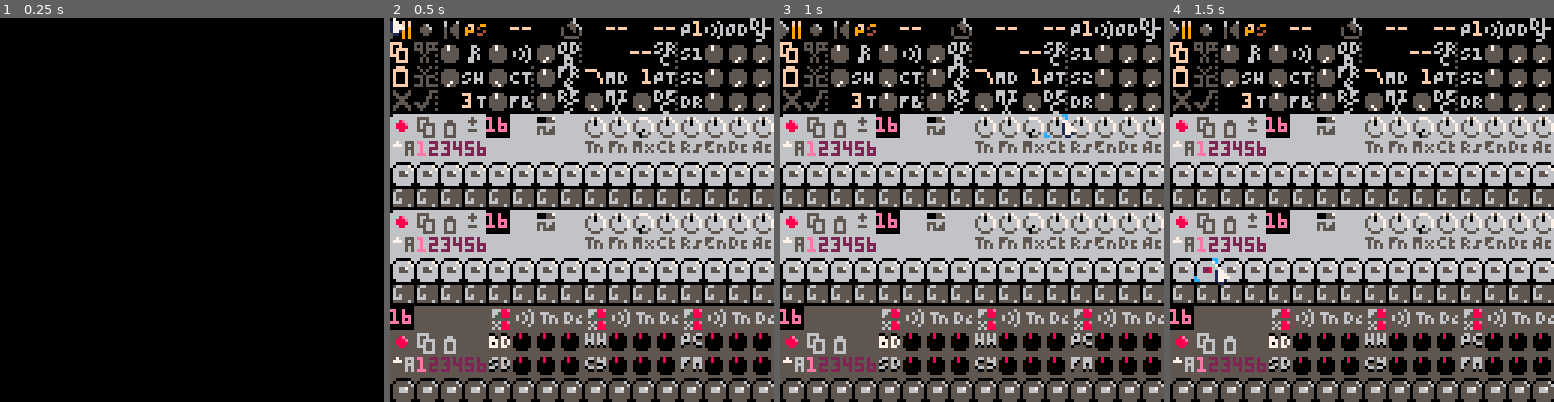
Above: before the commit, frames 1-4 (left to right).
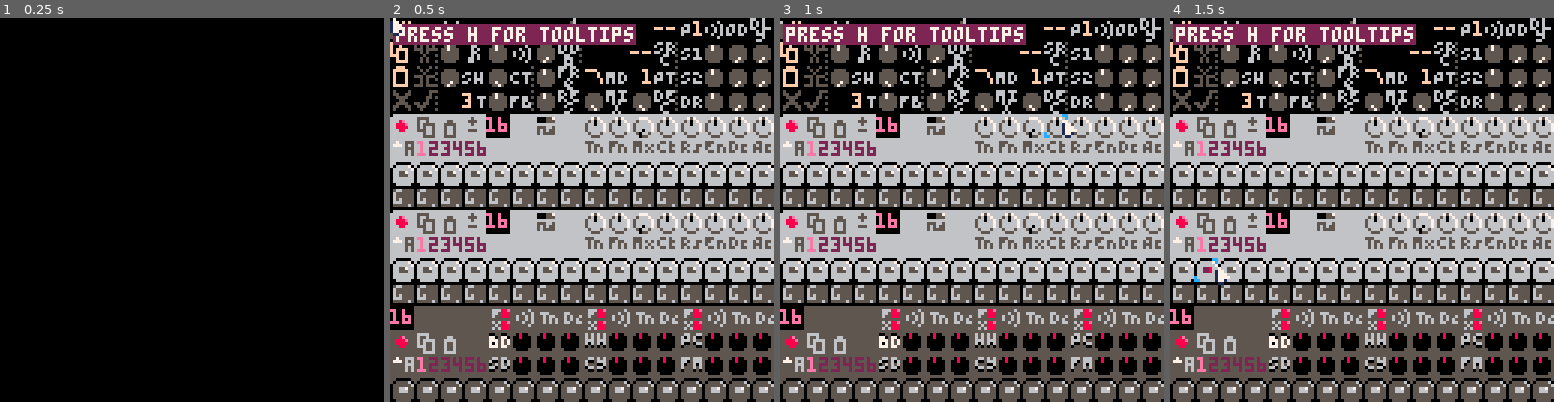
Above: after the commit, the same moments.

Repository: luchak/rp8
Game: PICO-8 cartridge rp8.p8
The game is run twice, just before and just after one commit, with the same random seed, the same clock (stepped at 60 frames per second) and the same inputs.
Inputs (mouse positions are in pixels of both pictures, inside the frame that each line leads up to):
- Up to frame 1 (0.25 s): no input
- Up to frame 2 (0.5 s): no input
- Up to frame 3 (1 s): click (1060, 121) at 0.67 s
- Up to frame 4 (1.5 s): click (1216, 267) at 1.22 s

Frame 1 is identical in both runs. In frame 2, 3.4% of the frame differs, in the area x 0-65%, y 1-8%; in frame 3, 3.5%; in frame 4, 3.5%.

Commit message:
Add toasts

Diff:
--- a/rp8.p8
+++ b/rp8.p8
@@ -32,6 +32,7 @@
 (set show_help true)
 (set toggle_help (fn ()
  (set show_help (not $show_help))
+ (set_toast (trn $show_help "tooltips on" "press h for tooltips") 90)
  (menuitem 4 (trn $show_help "hide tooltips" "show tooltips") $toggle_help)
 ))
 (set audio_rec false)
@@ -50,6 +51,10 @@
  eval[[
 (cls)
 (set ui (ui_new))
+(set set_toast (fn (text frames)
+ (@= $ui toast $text)
+ (@= $ui toast_t (or $frames 40))
+))
 (set state (state_new))
 (set add_ui (fn (w page) ((@ $ui add_widget) $ui $w $page)))
 (header_ui_init $add_ui)
--- a/state.lua
+++ b/state.lua
@@ -188,6 +188,7 @@
  end
 
  function s:cut_seq()
+  set_toast("loop cut")
   self:stop_playing()
   copy_buf_seq=self.tl:cut_seq()
   load_bar()
@@ -195,8 +196,10 @@
 
  function s:copy_seq()
   if self.song_mode then
+   set_toast("loop copied")
    copy_buf_seq=self.tl:copy_seq()
   else
+   set_toast("pattern copied")
    copy_buf_seq={{
     t0=enc_bytes(self.pat_patch),
     ev={}
@@ -209,8 +212,10 @@
   self:stop_playing()
   local n=#copy_buf_seq
   if self.song_mode then
+   set_toast("pasted into loop")
    self.tl:paste_seq(copy_buf_seq)
   else
+   set_toast("pasted into pattern")
    self.pat_patch=dec_bytes(copy_buf_seq[1].t0)
   end
   load_bar()
@@ -218,17 +223,20 @@
 
  function s:insert_seq()
   if (not copy_buf_seq) return
+  set_toast("loop inserted")
   self:stop_playing()
   self.tl:insert_seq(copy_buf_seq)
   load_bar()
  end
 
  function s:clear_overrides()
+  set_toast("changes cleared")
   self.tl:clear_overrides()
   if (not self.playing) self:load_bar()
  end
 
  function s:copy_overrides_to_loop()
+  set_toast("changes committed to loop")
   self.tl:copy_overrides_to_loop()
  end
 
--- a/ui.lua
+++ b/ui.lua
@@ -78,9 +78,10 @@
  function obj:draw(state)
   -- restore screen from mouse
   local mx,my,off=self.mx,self.my,self.restore_offset
-  if (off) memcpy(0x6000+off,0x9000+off,self.restore_size)
+  if (off) memcpy(0x6000+off,0x9000+off,448) memcpy(0x6080,0xb000,448)
 
   palt(0,false)
+
   -- draw changed widgets
   for id,w in pairs(self.visible) do
    local ns=w.get_sprite(state)
@@ -109,6 +110,17 @@
    sspr(32,0,4,8,f.x+f.w*4-4,f.y)
   end
 
+  -- store rows behind toast and draw toast
+  memcpy(0xb000,0x6080,448)
+  local toast,toast_t=self.toast,self.toast_t
+  if toast_t and toast_t>0 then
+   rectfill(1,2,1+4*#toast,8,2)
+   print(toast,2,3,7)
+   self.toast_t-=1
+  else
+   self.toast_t=nil
+  end
+
   -- store rows behind mouse and draw mouse
   local tt_my=mid(0,my,122)
   local next_off=tt_my<<6
@@ -122,7 +134,6 @@
    print(tt,xp+1,tt_my+1,7)
   end
   self.restore_offset=next_off
-  self.restore_size=448
  end
 
  function obj:update(state)
@@ -369,13 +380,13 @@
 ) (' {click_act=false drag_amt=0.05})) 2)
 (add_ui
  (push_new 8 $yp 28
-  (fn (state) (set copy_buf_syn (copy (@ $state pat_seqs $key))))
+  (fn (state) (set copy_buf_syn (copy (@ $state pat_seqs $key))) (set_toast "synth pattern copied"))
   "copy pattern"
  )
 )
 (add_ui
  (push_new 16 $yp 27
-  (fn (state) (if $copy_buf_syn (merge (@ $state pat_seqs $key) $copy_buf_syn) nil))
+  (fn (state) (if $copy_buf_syn (merge (@ $state pat_seqs $key) $copy_buf_syn) nil) (set_toast "synth pattern pasted"))
   "paste pattern"
  )
 )
@@ -450,10 +461,10 @@
  )))
 )
 (add_ui (push_new
- 8 104 11 (fn (state) (set copy_buf_drum (copy (@ $state pat_seqs dr)))) "copy pattern"
+ 8 104 11 (fn (state) (set copy_buf_drum (copy (@ $state pat_seqs dr))) (set_toast "drum pattern copied")) "copy pattern"
 ))
 (add_ui (push_new
- 16 104 10 (fn (state) (merge (@ $state pat_seqs dr) $copy_buf_drum)) "paste pattern"
+ 16 104 10 (fn (state) (merge (@ $state pat_seqs dr) $copy_buf_drum) (set_toast "drum pattern pasted")) "paste pattern"
 ))
 (add_ui (toggle_new
  0 104 109 110 active (state_make_get_set_param_bool 42)
Not shown, changed: names.txt
